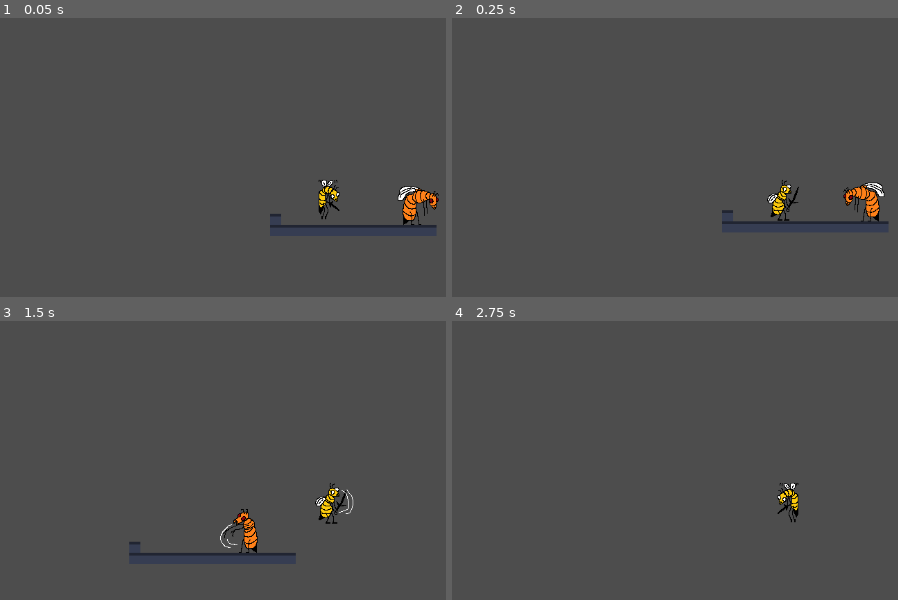
Above: before the commit, frames 1-4 (two rows, left to right).
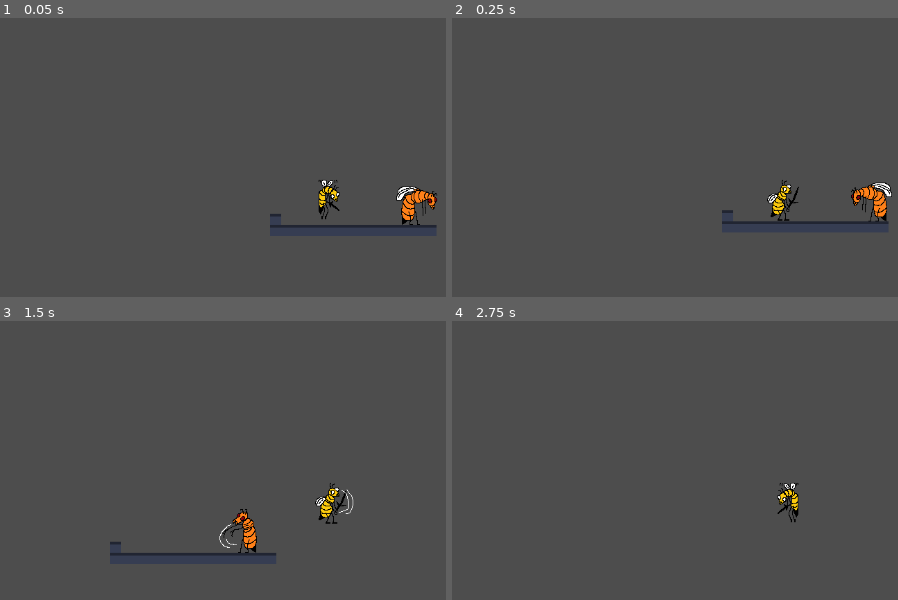
Above: after the commit, the same moments.

Repository: Jollista/Queenmaker
Game: Godot game, scene res://levels/L1.tscn
Two runs of this game, one before a commit and one after it. Both use one fixed random seed, a clock stepped at 60 frames per second and the inputs below. This scene is started directly instead of the project's main scene. The engine's default icon, where the game draws it, is replaced by a stand-in: a white triangle on a blue panel in a dark square.
Inputs:
- Up to frame 1 (0.05 s): no input
- Up to frame 2 (0.25 s): no input
- Up to frame 3 (1.5 s): hold D (right) from 0.53 s (still down); tap X (attack) at 0.6, 1.35 s; tap Space (jump) at 0.77 s
- Up to frame 4 (2.75 s): tap Space (jump) at 1.52 s; release D (right) at 2.03 s; hold A (left) from 2.03 s (still down); tap X (attack) at 2.1 s

The runs differ from the first frame. In frame 1, 0.5% of the frame differs, in the area x 88-99%, y 60-75%; in frame 2, 0.8%, in the area x 87-99%, y 58-73%; in frame 3, 0.5%; in frame 4, nothing differs.

Commit message:
Fixed queen's lack of stripes in intro comic

Diff:
--- a/Drone/Drone.gd
+++ b/Drone/Drone.gd
@@ -3,7 +3,7 @@
 var bodies_list = []
 
 # movement
-@export var speed = 50
+@export var speed = 25
 var direction = -1
 var gravity = ProjectSettings.get_setting("physics/2d/default_gravity")
 
Binary file changed: intro/beeStoryComic.png
